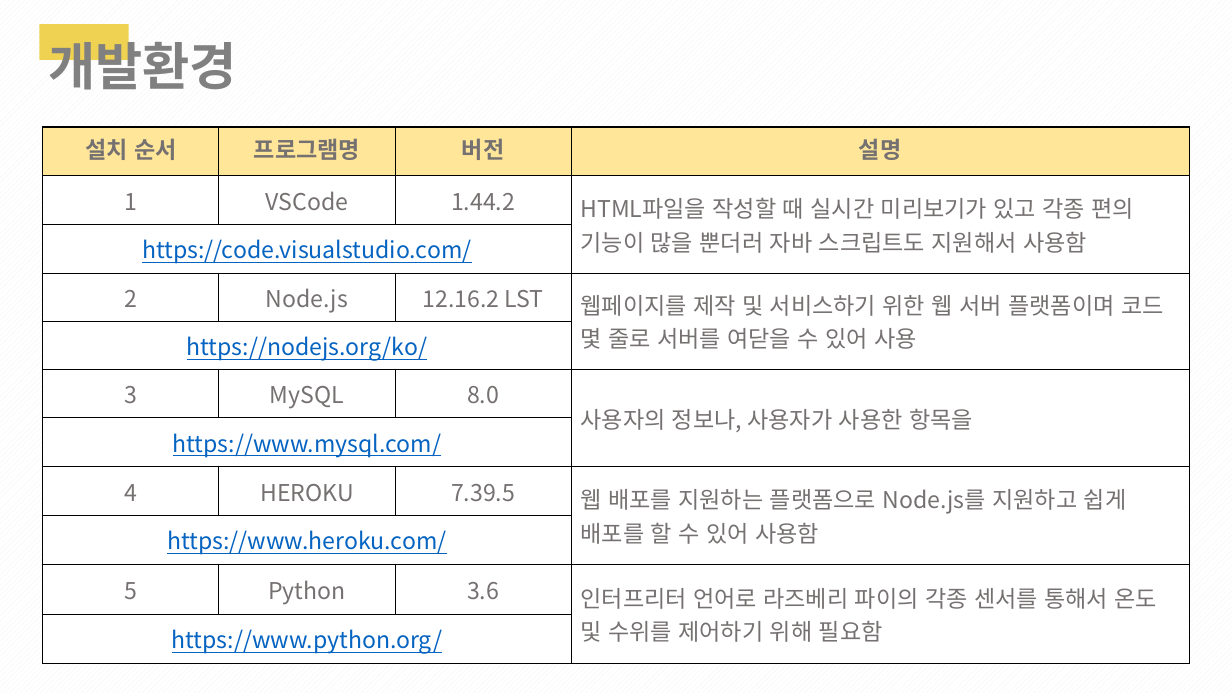
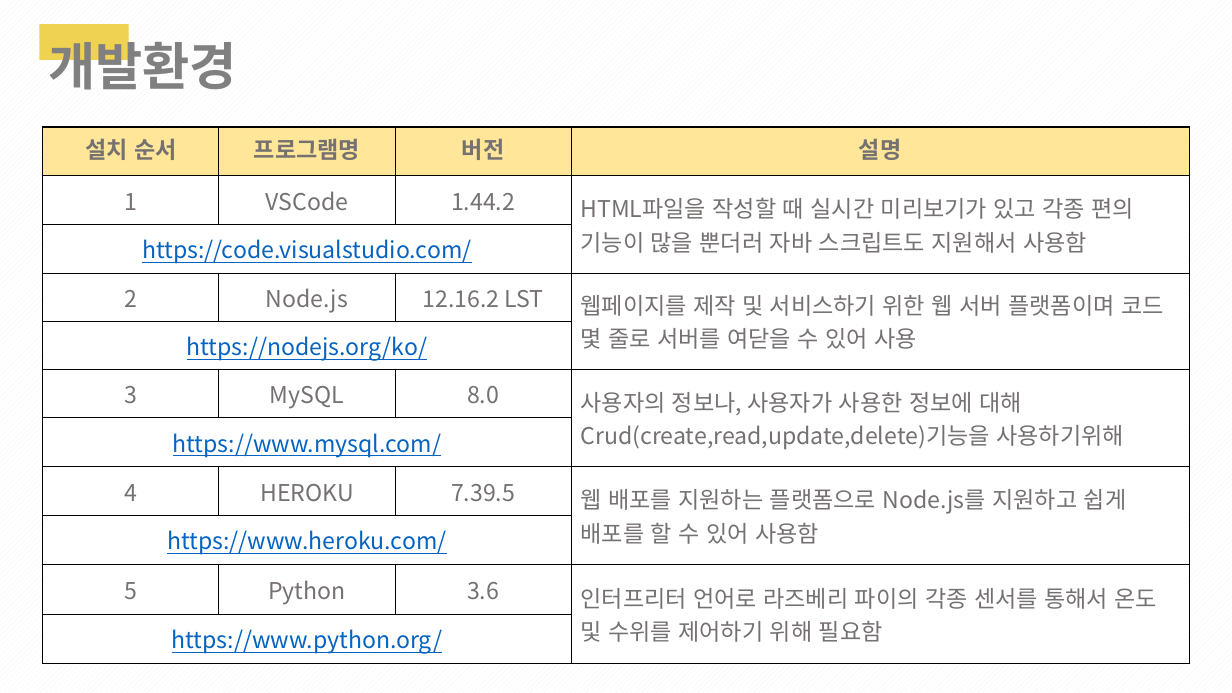
Before and after one commit to 1team-CapstonDesign1/weekly_Report, a slide deck: slide 8 of Week_10/1조_10주차_cd_발표PPT.pptx. Drawn at 1232x693 pixels with LibreOffice and Linux fonts; fonts in the diff are those of the drawing. Boxes give left, top, right and bottom in pixels: in the first picture for what was removed or moved away, otherwise in the second. Text is boxed around its words. In the diff, an @@ line names an element or a change of style, - is before the commit and + after.

```diff
--- a/Week_10/1조_10주차_cd_발표PPT.pptx
+++ b/Week_10/1조_10주차_cd_발표PPT.pptx
@@ table at [43, 127, 1190, 663] @@
-row 6, column 4: 사용자의 정보나, 사용자가 사용한 항목을
+row 6, column 4: 사용자의 정보나, 사용자가 사용한 정보에 대해 Crud(create,read,update,delete)기능을 사용하기위해
```
Also in this commit, not shown: 4 other slides changed.
